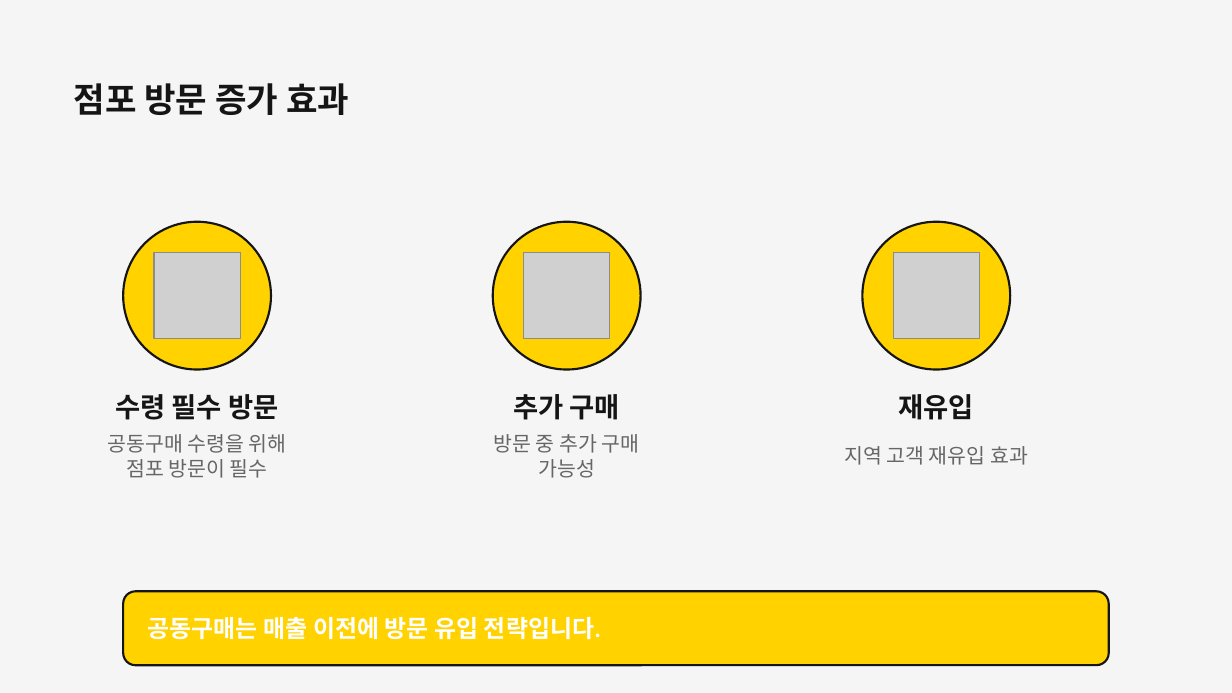
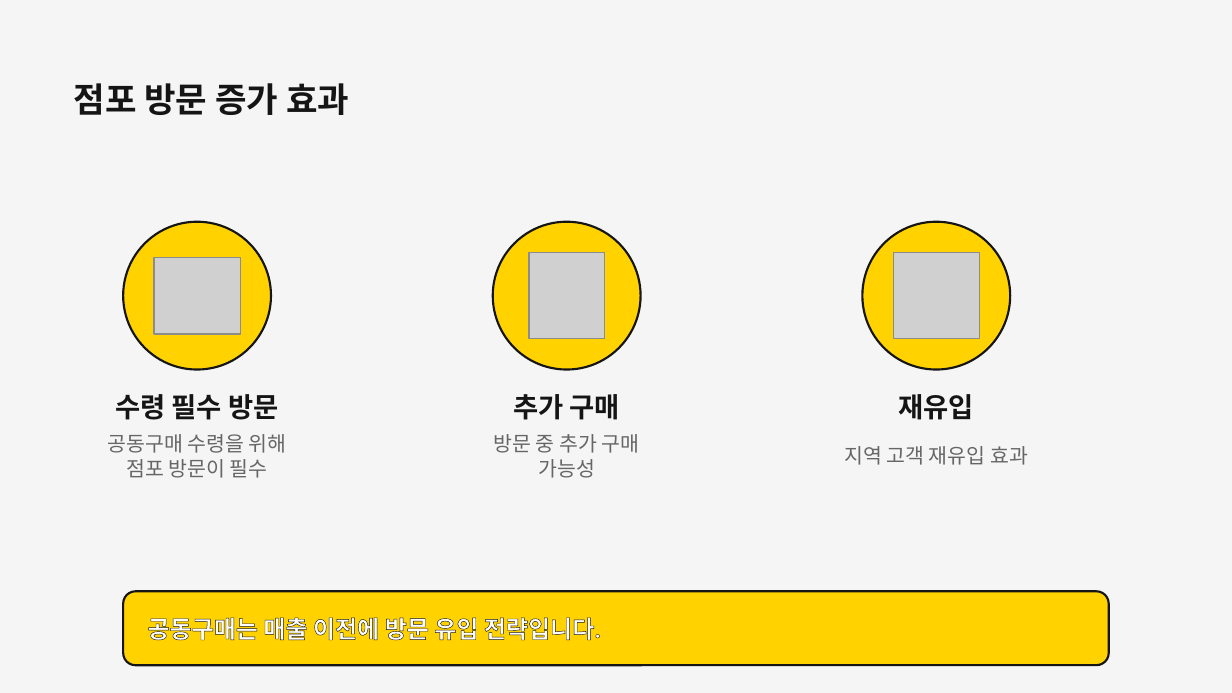
Before and after one commit to dhch777-maker/gagyebu, a slide deck: slide 5 of EMART/이마트에브리데이_사업제안서_v3_260301.pptx. Drawn at 1232x693 pixels with LibreOffice and Linux fonts; fonts in the diff are those of the drawing; grey boxes stand for pictures. Boxes give left, top, right and bottom in pixels: in the first picture for what was removed or moved away, otherwise in the second. Text is boxed around its words. In the diff, an @@ line names an element or a change of style, - is before the commit and + after.

```diff
--- a/EMART/이마트에브리데이_사업제안서_v3_260301.pptx
+++ b/EMART/이마트에브리데이_사업제안서_v3_260301.pptx
@@ picture resized from (x1=154, y1=253, x2=240, y2=339) to (x1=154, y1=257, x2=240, y2=334) @@
@@ picture resized from (x1=524, y1=253, x2=610, y2=339) to (x1=529, y1=253, x2=604, y2=339) @@
@@ text "공동구매는 매출 이전에 방문 유입 ..." at (x1=148, y1=617, x2=601, y2=640): letter outline none to #151515 0.75 pt @@
```
Also in this commit, not shown: 11 other slides changed, 2 other files.
